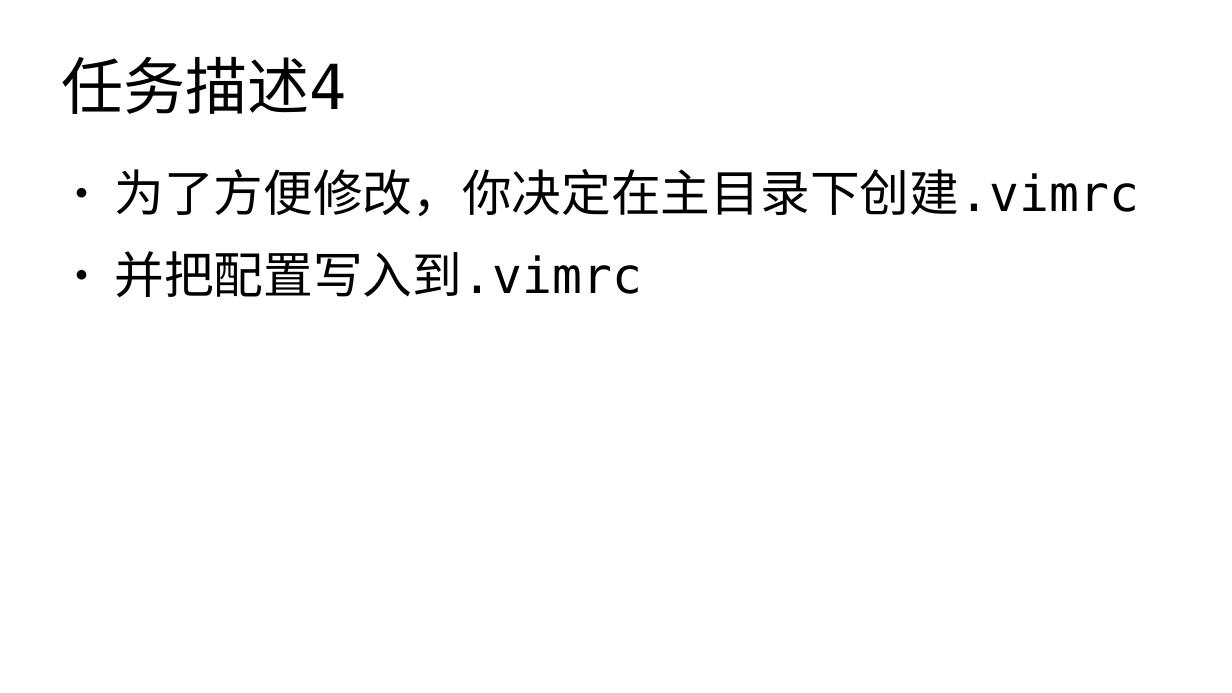
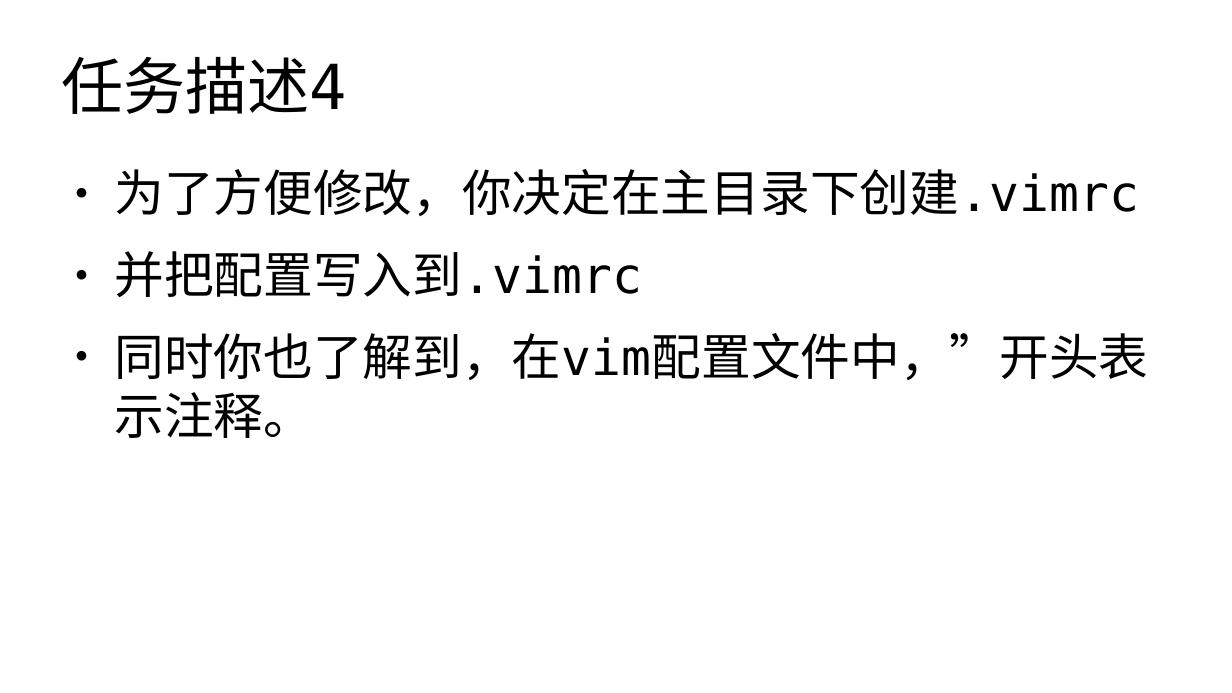
Before and after one commit to master-genius/linux-system, a slide deck: slide 6 of task/task02.odp. Drawn at 1232x693 pixels with LibreOffice and Linux fonts; fonts in the diff are those of the drawing. Boxes give left, top, right and bottom in pixels: in the first picture for what was removed or moved away, otherwise in the second. Text is boxed around its words. In the diff, an @@ line names an element or a change of style, - is before the commit and + after.

```diff
--- a/task/task02.odp
+++ b/task/task02.odp
@@ text at box(114, 333, 1148, 438): paragraph added @@
+● 同时你也了解到，在vim配置文件中，”开头表示注释。
```
Also in this commit, not shown: 2 other slides changed, 1 slide removed, 3 other files.
